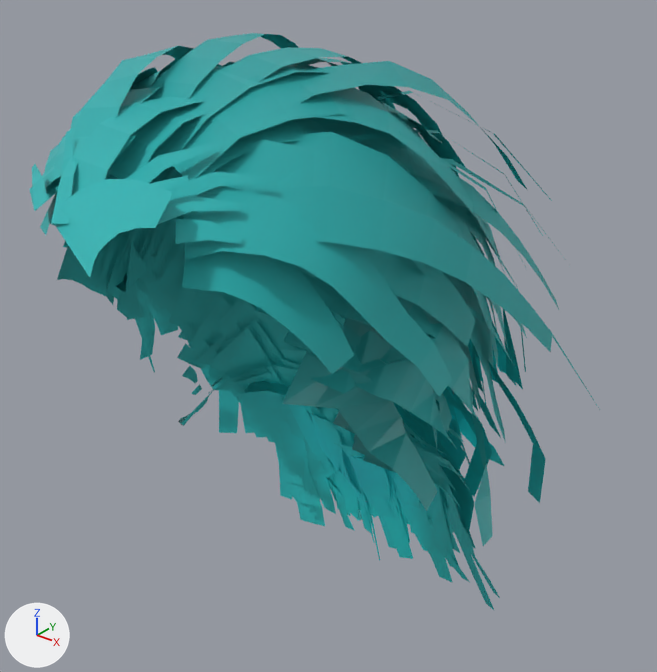
The glTF model assets/giant/parts/Hair_wild_mane.glb: old version first, new version second.
The view is the same before and after, from a 50 mm camera at (0.594, -0.674, 3.828) aimed at (-0.014, 0.087, 3.357). The axes (+X, +Y, +Z) are drawn at lower left. The lights are the same throughout. The first picture is the older version.

The first picture shows 'Hair_wild_mane'.
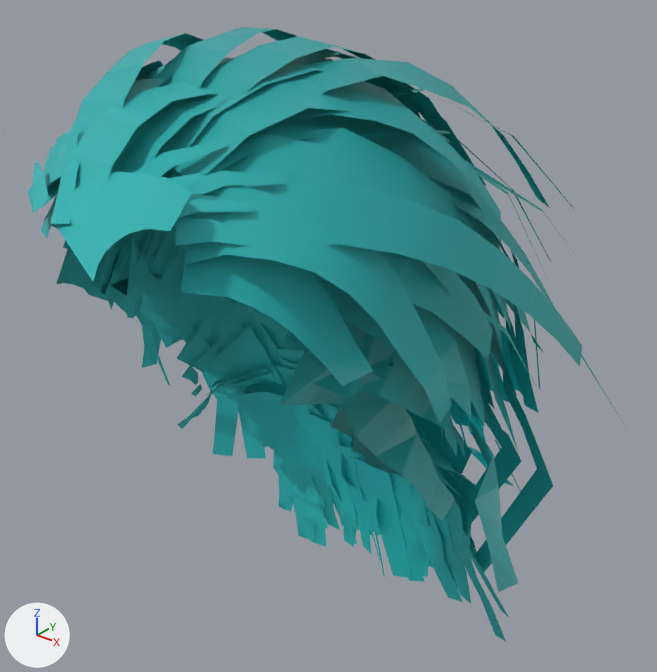
What changed in the scene script:
```text
Change me_hair_wild_mane:
    used by ob_hair_wild_mane; location = (0.0, 0.0, 0.0)
    remove me_hair_wild_mane.from_pydata(...)  # 6960 vertices, 5960 faces; spans x -0.345..0.3, y -0.277..0.345, z 2.948..3.71
    add me_hair_wild_mane.from_pydata(...)  # 6960 vertices, 5960 faces; spans x -0.373..0.32, y -0.277..0.371, z 2.901..3.715
    me_hair_wild_mane part 1: the loose piece of 14 vertices spanning x 0.046..0.142, y -0.127..0.083, z 3.548..3.66 is scaled about its middle by 1.12, then moved by (0.003, 0.012, -0.005)
    me_hair_wild_mane part 2: the loose piece of 14 vertices spanning x -0.225..-0.123, y -0.048..0.049, z 3.191..3.284 is multiplied about its middle by the matrix ((1.12, 0.011, -0.026), (-0.011, 1.12, 0.01), (0.026, -0.01, 1.12)), then moved by (-0.004, 0.003, -0.005)
    me_hair_wild_mane part 3: 6517 of 6960 vertices moved; they spanned x -0.345..0.3, y -0.277..0.345, z 2.948..3.71 and now span x -0.373..0.32, y -0.277..0.371, z 2.901..3.715; mean shift (0.0, 0.01, -0.013); largest move (-0.098, 0.164, 3.088) -> (-0.117, 0.3, 3.073)
    other edits to the shape of me_hair_wild_mane do not show in these pictures
```

Boxes (x1, y1, x2, y2) around the edits, measured in the pictures (657 x 672 px; the box of a moved part takes in the faces that stretch with it):
'Hair_wild_mane', reshaped (6% taller)
    before: (30, 33, 600, 611)
    after: (28, 27, 625, 641)
part 1 of me_hair_wild_mane, moved or reshaped
    before: (317, 117, 373, 149)
    after: (345, 119, 387, 149)
part 2 of me_hair_wild_mane, moved or reshaped
    before: (179, 392, 212, 426)
    after: (178, 391, 214, 429)
part 3 of me_hair_wild_mane, moved or reshaped
    before: (30, 33, 597, 603)
    after: (28, 27, 620, 633)
